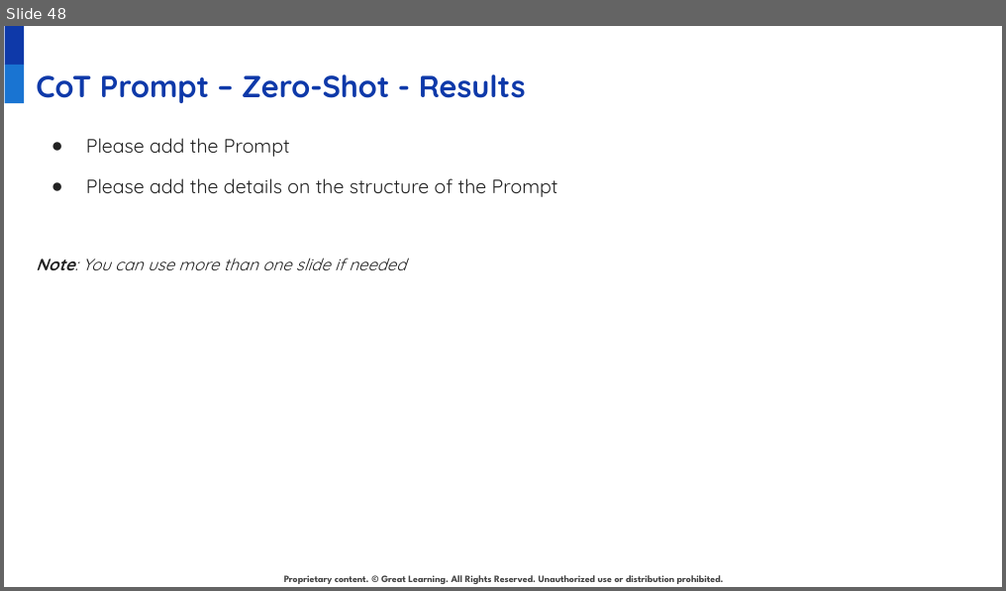
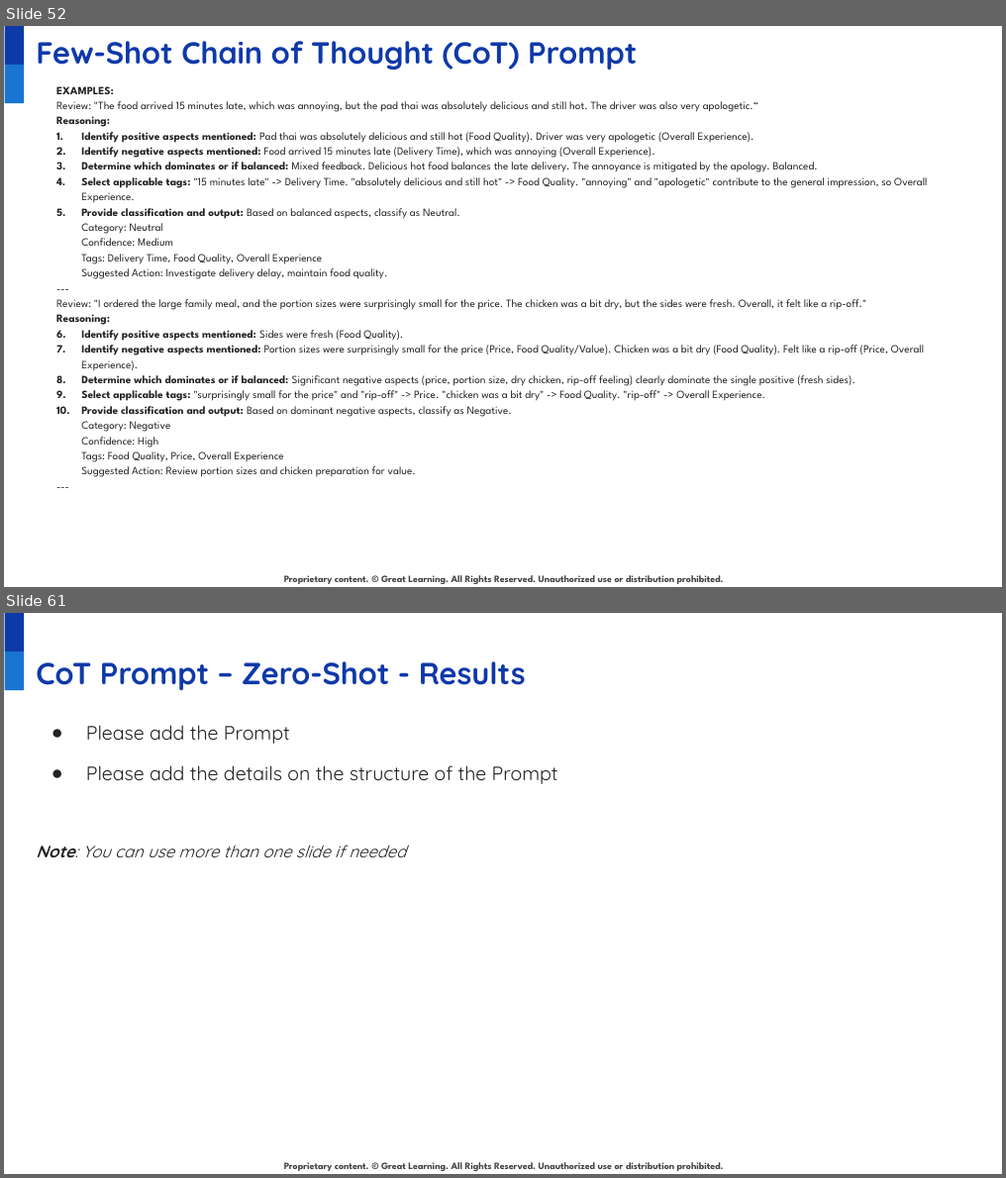
Before and after one commit to juanbucz/GreatLearning-TermProjects, a slide deck: GenAI-Powered Food Delivery Sentiment Analysis/Project Presentation - Business Applications of GenAI - John Buczkowski.pptx. Shown one above the other, each under a label of ours: slide 48 before the commit, slides 52 and 61 after it; the slides between them are not shown. The pictures are 1006x591 and 1006x1178 pixels, drawn with LibreOffice and Linux fonts; fonts in the diff are those of the drawing; background and template pictures are left out. Boxes give left, top, right and bottom in pixels: in the first picture for what was removed or moved away, otherwise in the second. Text is boxed around its words. In the diff, an @@ line names an element or a change of style, - is before the commit and + after.

Commit message:
GenAI - Food Delivery Sentiment Analysis - Zero-Shot and Few Shot Chain of Thought models

```diff
--- a/GenAI-Powered Food Delivery Sentiment Analysis/Project Presentation - Business Applications of GenAI - John Buczkowski.pptx
+++ b/GenAI-Powered Food Delivery Sentiment Analysis/Project Presentation - Business Applications of GenAI - John Buczkowski.pptx
@@ slide 52 added at (4,26,1002,587), background #FFFFFF; not listed: 3 template elements that a slide beside it also shows @@
@@ title added at (36,41,637,70), 22 pt, text #0E39A9, bold @@
+Few-Shot Chain of Thought (CoT) Prompt
@@ text added at (56,86,927,477), 8 pt, text #222222 @@
+EXAMPLES:
+Review: "The food arrived 15 minutes late, which was annoying, but the pad thai was absolutely delicious and still hot. The driver was also very apologetic.“
+Reasoning:
+1. Identify positive aspects mentioned: Pad thai was absolutely delicious and still hot (Food Quality). Driver was very apologetic (Overall Experience).
+2. Identify negative aspects mentioned: Food arrived 15 minutes late (Delivery Time), which was annoying (Overall Experience).
+3. Determine which dominates or if balanced: Mixed feedback. Delicious hot food balances the late delivery. The annoyance is mitigated by the apology. Balanced.
+4. Select applicable tags: "15 minutes late" -> Delivery Time. "absolutely delicious and still hot" -> Food Quality. "annoying" and "apologetic" contribute to the general impression, so Overall Experience.
+5. Provide classification and output: Based on balanced aspects, classify as Neutral.
+   Category: Neutral
+   Confidence: Medium
+   Tags: Delivery Time, Food Quality, Overall Experience
+   Suggested Action: Investigate delivery delay, maintain food quality.
+---
+Review: "I ordered the large family meal, and the portion sizes were surprisingly small for the price. The chicken was a bit dry, but the sides were fresh. Overall, it felt like a rip-off."
+Reasoning:
+1. Identify positive aspects mentioned: Sides were fresh (Food Quality).
+2. Identify negative aspects mentioned: Portion sizes were surprisingly small for the price (Price, Food Quality/Value). Chicken was a bit dry (Food Quality). Felt like a rip-off (Price, Overall Experience).
+3. Determine which dominates or if balanced: Significant negative aspects (price, portion size, dry chicken, rip-off feeling) clearly dominate the single positive (fresh sides).
+4. Select applicable tags: "surprisingly small for the price" and "rip-off" -> Price. "chicken was a bit dry" -> Food Quality. "rip-off" -> Overall Experience.
+5. Provide classification and output: Based on dominant negative aspects, classify as Negative.
+   Category: Negative
+   Confidence: High
+   Tags: Food Quality, Price, Overall Experience
+   Suggested Action: Review portion sizes and chicken preparation for value.
+---
@@ what was slide 48 is now slide 61 @@
```
Also in this commit, not shown: 6 slides changed, 12 other slides added, 4 other files.
